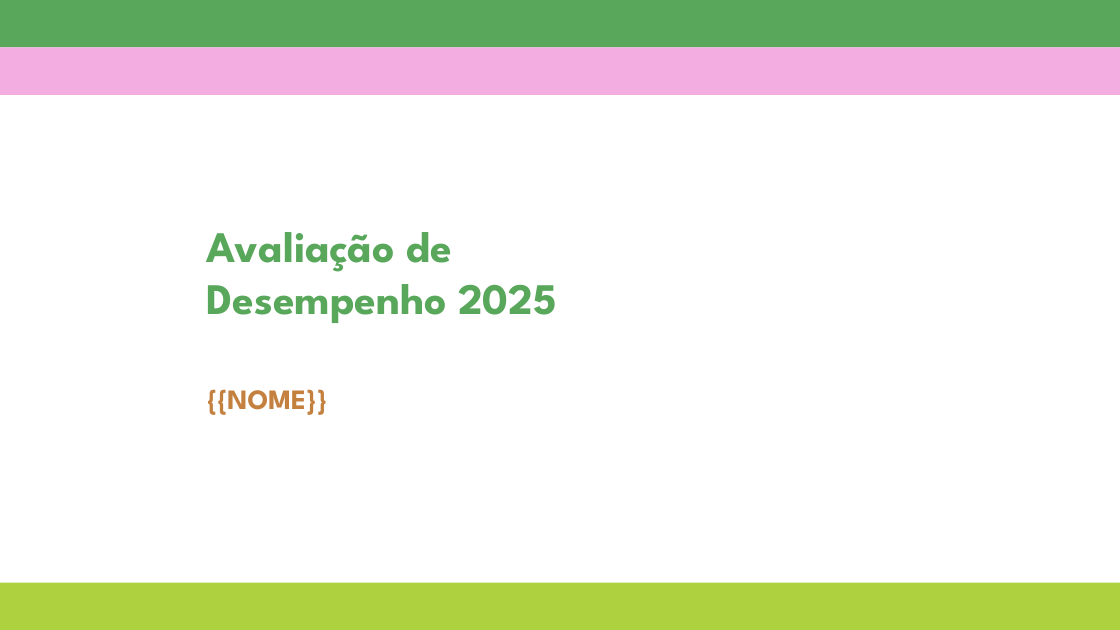
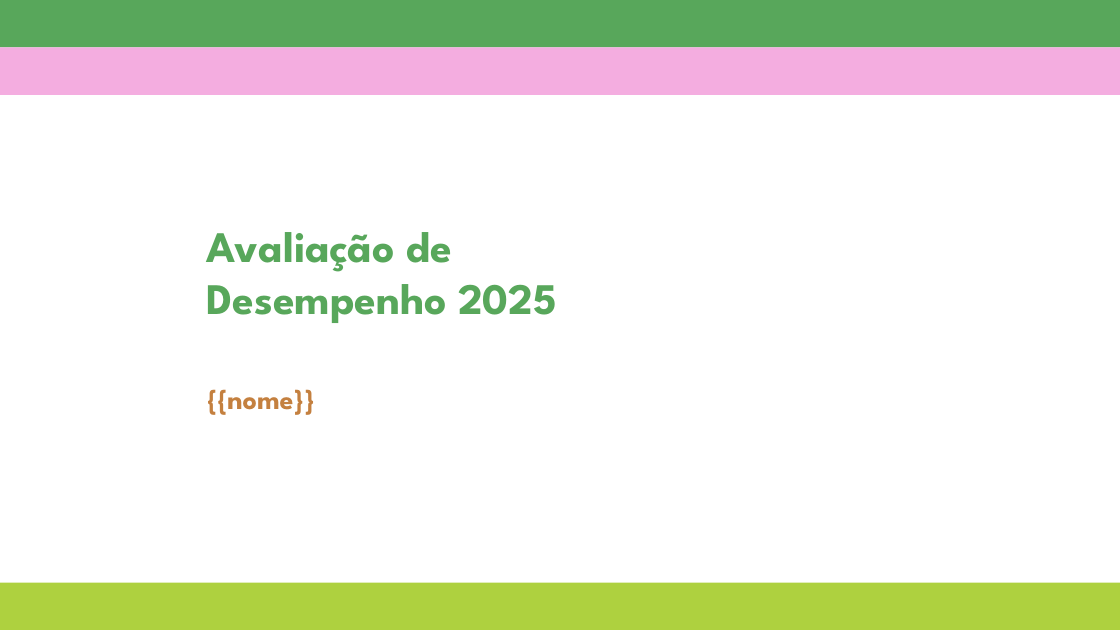
Before and after one commit to hugobovareto/Avaliacao-de-Desempenho-2025, a slide deck: slide 1 of templates/[GARN] Modelo de apresentação de slides.pptx. Drawn at 1120x630 pixels with LibreOffice and Linux fonts; fonts in the diff are those of the drawing; background and template pictures are left out. Boxes give left, top, right and bottom in pixels: in the first picture for what was removed or moved away, otherwise in the second. Text is boxed around its words. In the diff, an @@ line names an element or a change of style, - is before the commit and + after.

```diff
--- a/templates/[GARN] Modelo de apresentação de slides.pptx
+++ b/templates/[GARN] Modelo de apresentação de slides.pptx
@@ subtitle at <box>207,389,315,415</box>: text changed @@
-{{NOME}}
+{{nome}}
```
Also in this commit, not shown: 27 other slides changed, 4 other files.
